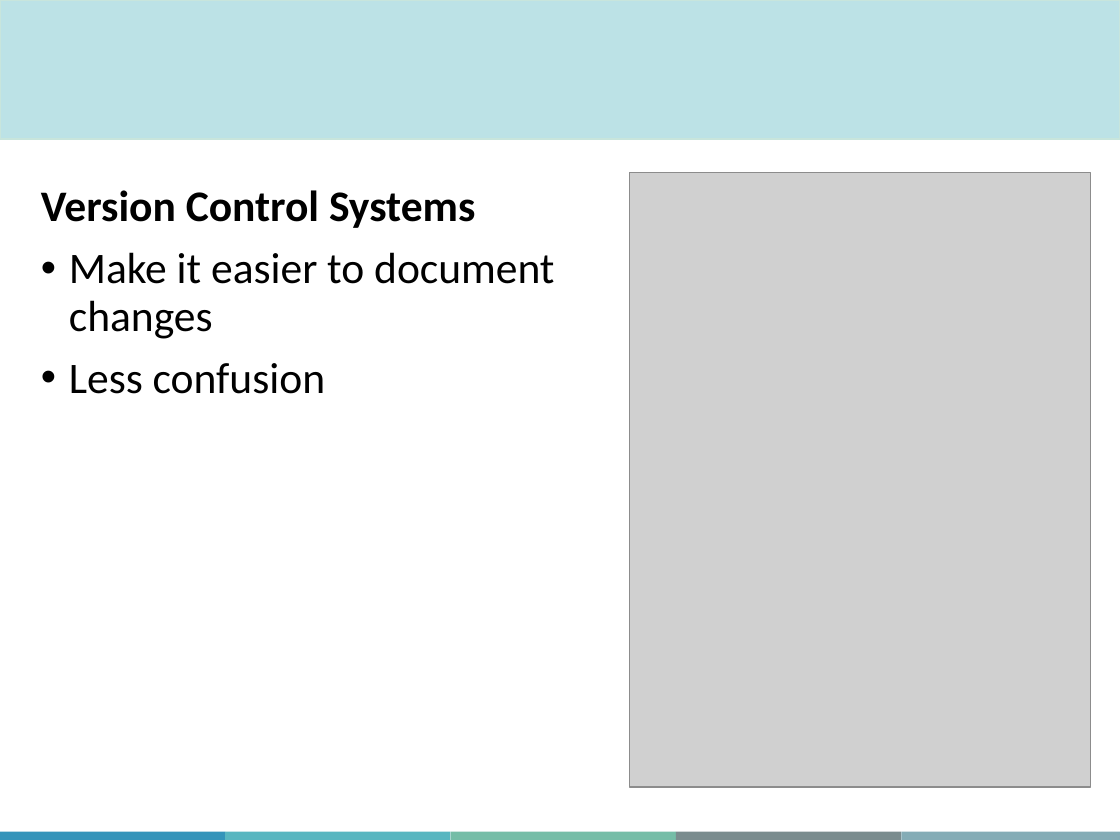
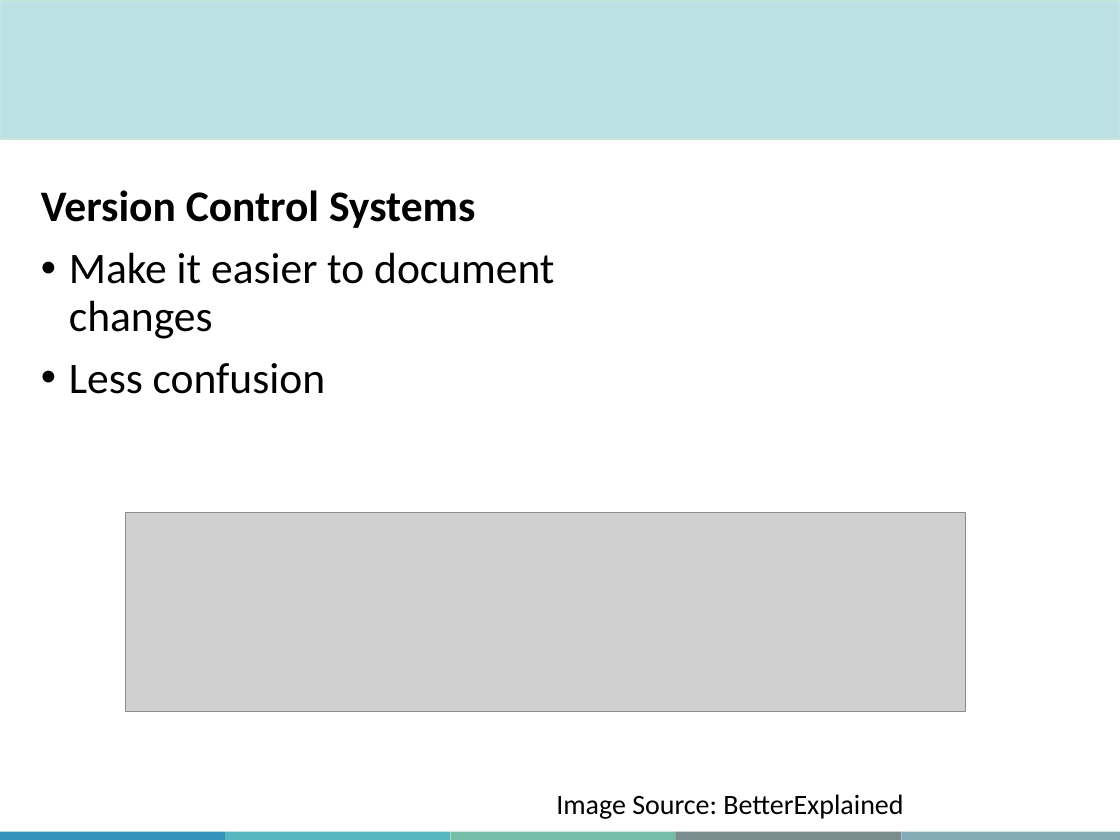
Before and after one commit to aosakwe/MiCM_IntroToGitHub, a slide deck: slide 6 of Slides/MiCM_GitHub_Workshop.pptx (slide 5 before the commit). Drawn at 1120x840 pixels with LibreOffice and Linux fonts; fonts in the diff are those of the drawing; grey boxes stand for pictures; background and template pictures are left out. Boxes give left, top, right and bottom in pixels: in the first picture for what was removed or moved away, otherwise in the second. Text is boxed around its words. In the diff, an @@ line names an element or a change of style, - is before the commit and + after.

```diff
--- a/Slides/MiCM_GitHub_Workshop.pptx
+++ b/Slides/MiCM_GitHub_Workshop.pptx
@@ picture removed at <box>629,172,1091,787</box> @@
@@ picture added at <box>125,513,965,712</box> @@
@@ text added at <box>556,794,903,819</box>, 18 pt, text #000000 @@
+Image Source: BetterExplained
```
Also in this commit, not shown: 6 other slides changed, 17 slides added, 3 other files.
